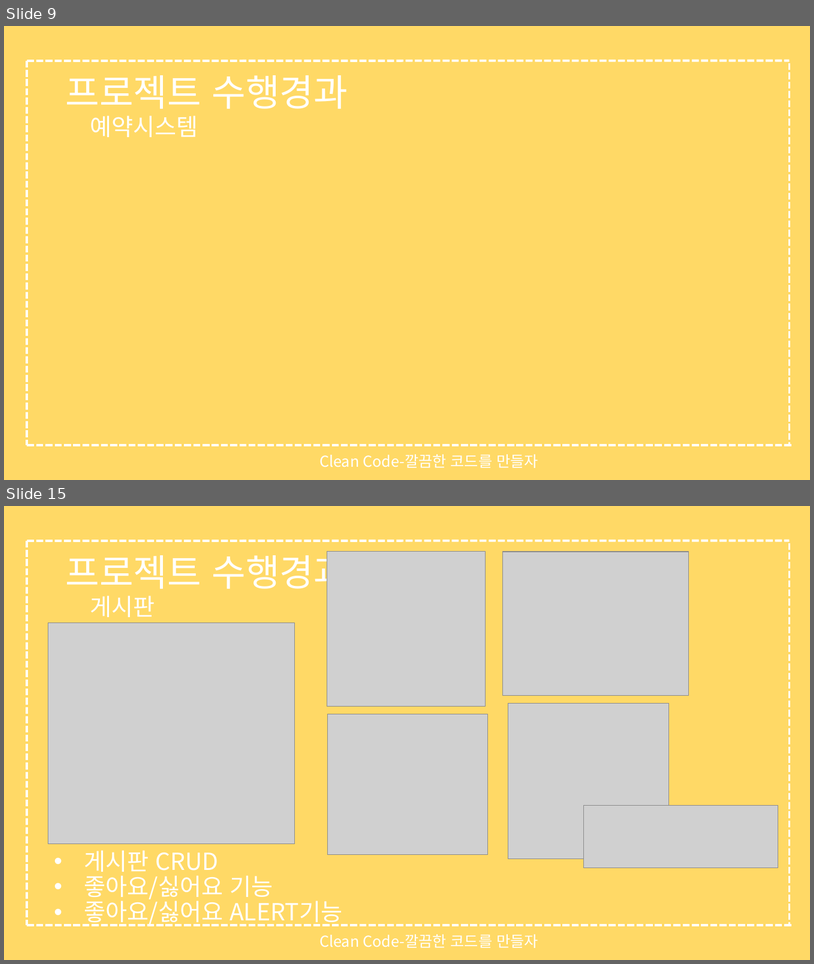
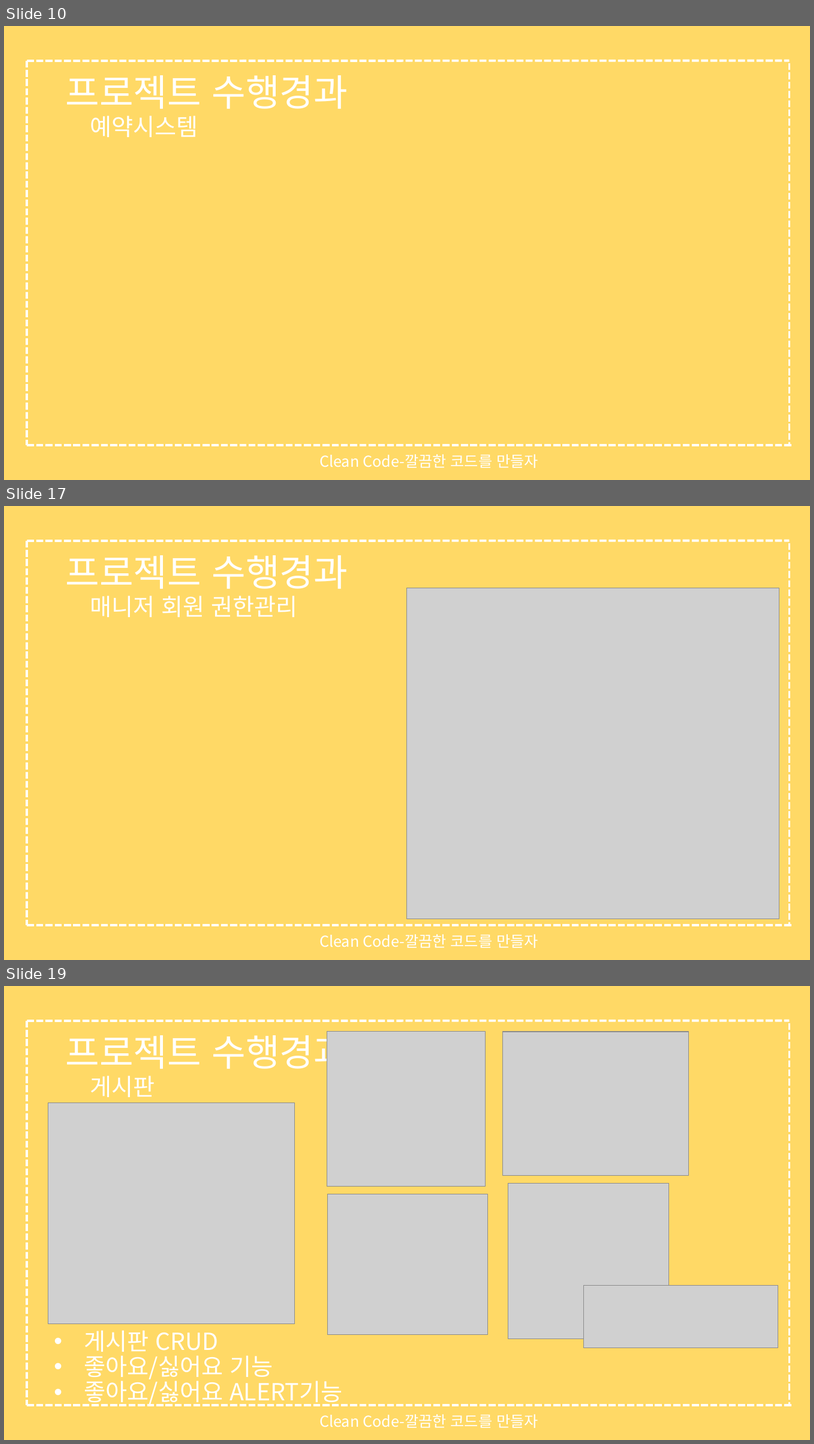
Before and after one commit to Gyu-wonOh/work, a slide deck: 프로젝트/종합예약 웹페이지 서비스.pptx. Shown one above the other, each under a label of ours: slides 9 and 15 before the commit, slides 10, 17 and 19 after it; the slides between them are not shown. The pictures are 814x964 and 814x1444 pixels, drawn with LibreOffice and Linux fonts; fonts in the diff are those of the drawing; grey boxes stand for pictures. Boxes give left, top, right and bottom in pixels: in the first picture for what was removed or moved away, otherwise in the second. Text is boxed around its words. In the diff, an @@ line names an element or a change of style, - is before the commit and + after.

```diff
--- a/프로젝트/종합예약 웹페이지 서비스.pptx
+++ b/프로젝트/종합예약 웹페이지 서비스.pptx
@@ slide 17 added at [4, 506, 810, 960], background #FFD966 @@
@@ line added from (27, 541) to (790, 540), #FFFFFF 2.75 pt dashed @@
@@ line added from (27, 540) to (27, 925), #FFFFFF 2.75 pt dashed @@
@@ title added at [65, 555, 348, 589], 44 pt, text #FFFFFF @@
+프로젝트 수행경과
@@ line added from (790, 543) to (790, 925), #FFFFFF 2.75 pt dashed @@
@@ text added at [90, 595, 298, 617], 28 pt, text #FFFFFF @@
+매니저 회원 권한관리
@@ picture added at [407, 588, 780, 919] @@
@@ line added from (27, 925) to (794, 925), #FFFFFF 2.75 pt dashed @@
@@ text added at [320, 934, 539, 948], 18 pt, text #FFFFFF @@
+Clean Code-깔끔한 코드를 만들자
@@ what was slide 9 is now slide 10 @@
@@ what was slide 15 is now slide 19 @@
```
Also in this commit, not shown: 5 slides changed, 5 other slides added, 8 other files.
